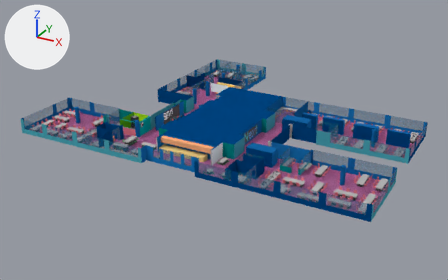
A saved change to the Blender file web/models/manoteras.blend.
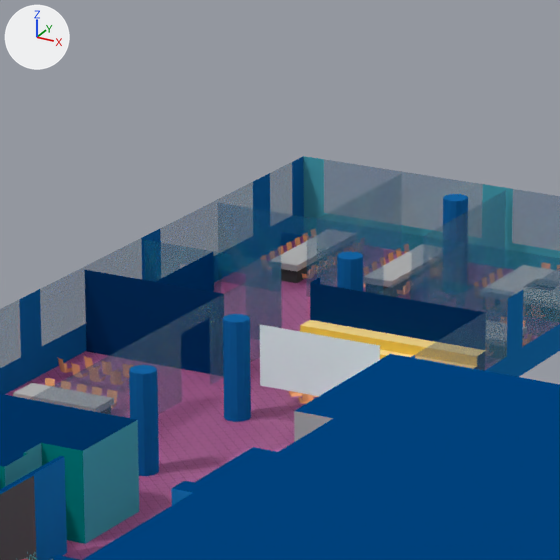
The first picture shows the older version from a camera (50 mm lens) standing at (5.9, -9.09, 4.44) and looking at (0.67, 0.42, -0.31). The close-ups show both versions on the part from 39% to 56% of the width and 13% to 41% of the height of that picture; other places that the commit changed are outside them. The axes (+X, +Y, +Z) are drawn at upper left. The lights are the same throughout.

The older version as bpy lines, for what is in view:
```python
me_cube_043 = bpy.data.meshes.new('Cube.043')
me_cube_043.from_pydata(...)  # 360 vertices, 221 faces; spans x -3.48..1.61, y -1.0..3.87, z -0.06..-0.03
me_cube_043.materials.append(mat_grey)  # grey #b5b5b5
me_plane = bpy.data.meshes.new('Plane')
me_plane.from_pydata(...)  # 728 vertices, 483 faces; spans x -5.52..0.99, y -0.14..0.17, z -1.68..3.37
me_plane.materials.append(mat_cristales)  # picture img_glass2_png
me_plane.materials.append(mat_blue3)  # blue #1464a5
me_plane.materials.append(mat_aqua1)  # cyan #49a5b6
me_plane.materials.append(mat_blue4)  # blue #1973b8
me_plane.materials.append(mat_aquawhite)  # white #eaf9fa
me_plane.materials.append(mat_navy)  # dark blue #072146
me_plane.materials.append(mat_blue1)  # blue #004481
me_plane.materials.append(mat_aqua2)  # cyan #028484
me_plane.materials.append(mat_grey)  # grey #b5b5b5
me_plane.materials.append(mat_purple)  # green #aae719
me_plane.materials.append(mat_greendark)  # green #54a817
me_plane_208 = bpy.data.meshes.new('Plane.208')
me_plane_208.from_pydata([(-0.61, -0.321, 0.0), (-0.208, -0.321, 0.0), (-0.61, -0.132, 0.0), (-0.208, -0.132, 0.0)], [], [(0, 1, 3, 2)])
me_plane_208.materials.append(mat_aquawhite)  # white #eaf9fa
ob_interactparedes = bpy.data.objects.new('interactparedes', me_plane)
ob_interactparedes.location = (3.124, 1.689, 0.131)
ob_interactparedes.rotation_euler = (1.571, 0.0, 0.0)  # degrees (90, 0, 0)
ob_mesas = bpy.data.objects.new('mesas', me_cube_043)
ob_mesas.location = (2.405, -0.588, 0.093)
ob_mesas.rotation_euler = (0.0, 0.0, 6.283)  # degrees (0, 0, 360)
ob_pantalla = bpy.data.objects.new('pantalla', me_plane_208)
ob_pantalla.location = (0.256, 1.702, -0.028)
ob_pantalla.rotation_euler = (-1.571, 0.0, 0.0)  # degrees (-90, 0, 0)
# also in view: 'cartelBBVA' at (-0.28, 0.08, 0.14); 'interactcristaleras' at (0.8, 0.84, 0.12); 'interactBancada' at (-0.17, 2.11, 0.07); 'suelo' at (0.86, 0.84, -0.01)
```
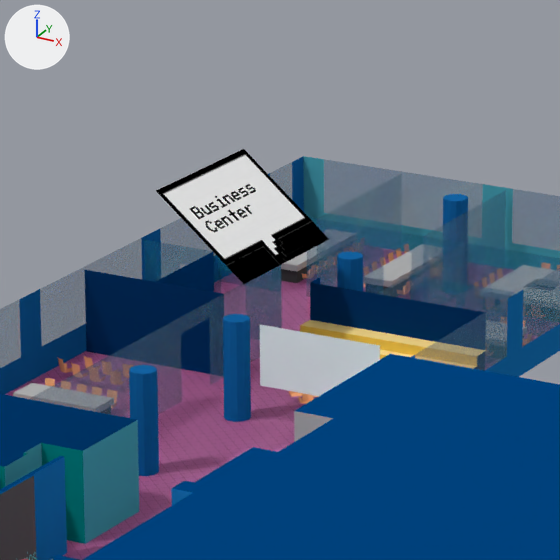
Location of each change, [x1, y1, x2, y2] in pixels of the close-ups (560 x 560 px):
'cartelBusiness', added: after [156, 149, 329, 284]

The edits, one by one:
Picture 'business.png' (img_business_png) is new.
Material 'transparentBusinessLet' (mat_transparentbusinesslet) is new.
Its texture is img_business_png.
Its roughness is 1.0.
Its specular ior level is 0.0.
Mesh me_plane_007 is new.
It has 4 vertices, 1 face and spans x -0.191..0.191, y -0.263..0.263, z -0.008..0.008.
It uses material mat_transparentbusinesslet (picture img_business_png).
Object 'cartelBusiness' (ob_cartelbusiness) is new; it shows me_plane_007.
Its location is (-0.562, 1.971, 0.523).
Its rotation in degrees is (0, 40, 0).
